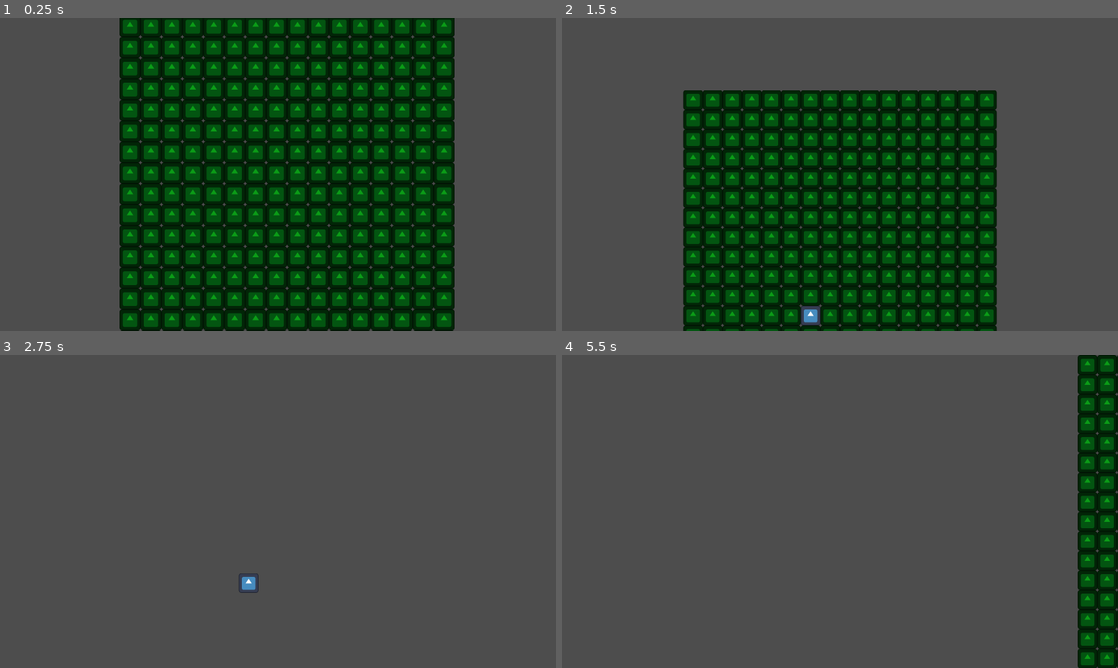
Above: before the commit, frames 1-4 (two rows, left to right).
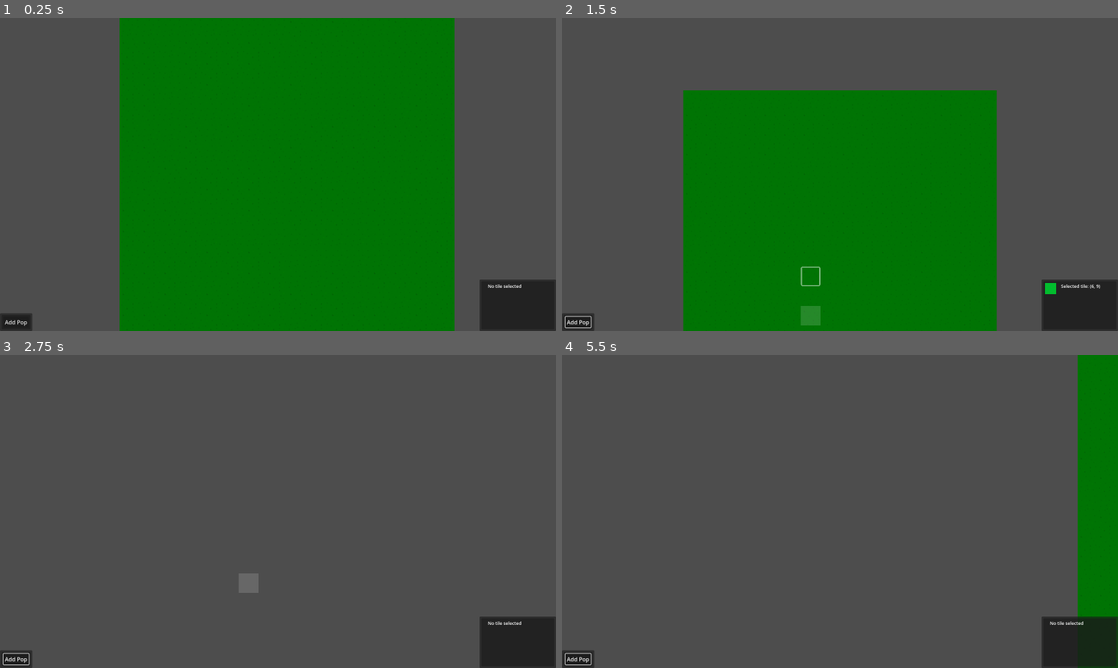
Above: after the commit, the same moments.

Repository: janbor86/4x-draft
Game: Godot game, scene res://main.tscn
Same seed, same stepped clock (60 frames per second), same inputs: the game is played once before the commit and once after it. The engine's default icon, where the game draws it, is replaced by a stand-in: a white triangle on a blue panel in a dark square.
Inputs (mouse positions are in pixels of both pictures, inside the frame that each line leads up to):
- Up to frame 1 (0.25 s): no input
- Up to frame 2 (1.5 s): click (578, 321) at 0.5 s, where only the run after the commit has a clickable "Add Pop"; move the mouse to (812, 237) at 1.27 s; hold Up (ui_up) from 1.28 s (still down); click (812, 237) at 1.42 s
- Up to frame 3 (2.75 s): release Up (ui_up) at 2 s; drag from (444, 558) to (250, 574) at 2.02 s
- Up to frame 4 (5.5 s): tap Enter at 2.75, 4.25 s; move the mouse to (673, 464) at 2.77 s; hold Left (ui_left) 2.78-3.5 s; click (673, 464) at 2.92 s; tap Space at 3.5 s; drag from (867, 511) to (673, 464) at 3.52 s; move the mouse to (756, 433) at 4.27 s; hold Down (ui_down) 4.28-5 s; click (756, 433) at 4.42 s; drag from (962, 495) to (756, 433) at 5.02 s

The runs differ from the first frame. In frame 1, 61% of the frame differs, in the area x 0-100%, y 0-100%; in frame 2, 45%; in frame 3, 2.8%; in frame 4, 7.9%.

Commit message:
basic layers and ui

Diff:
--- /dev/null
+++ b/4x-draft/events/user_interactions.gd
@@ -0,0 +1,10 @@
+extends Node
+#########################
+#                       #
+# User Interactions     #
+#                       #
+#########################
+
+@warning_ignore_start("unused_signal")
+signal _tile_selected(coord: Vector2i)
+signal _no_tile_selected
--- a/4x-draft/main.tscn
+++ b/4x-draft/main.tscn
@@ -1,14 +1,68 @@
-[gd_scene load_steps=4 format=3 uid="uid://6enxtka4u0qt"]
+[gd_scene load_steps=5 format=3 uid="uid://6enxtka4u0qt"]
 
 [ext_resource type="Script" uid="uid://bugy0rb4o784e" path="res://main.gd" id="1_ig7tw"]
 [ext_resource type="PackedScene" uid="uid://b3nxbvshgoqly" path="res://map/game_map.tscn" id="2_game_map"]
 [ext_resource type="Script" uid="uid://bw7vhkg0u1c1x" path="res://camera_2d.gd" id="3_h2yge"]
+[ext_resource type="PackedScene" uid="uid://d3k24e30mk2gx" path="res://ui/selection_info.tscn" id="4_1bvp3"]
 
 [node name="Main" type="Node2D"]
+position = Vector2(0, 1)
 script = ExtResource("1_ig7tw")
 
 [node name="GameMap" parent="." instance=ExtResource("2_game_map")]
+unique_name_in_owner = true
 
 [node name="Camera2D" type="Camera2D" parent="."]
+unique_name_in_owner = true
 zoom = Vector2(2, 2)
 script = ExtResource("3_h2yge")
+
+[node name="UI" type="CanvasLayer" parent="."]
+
+[node name="Root" type="Control" parent="UI"]
+layout_mode = 3
+anchors_preset = 15
+anchor_right = 1.0
+anchor_bottom = 1.0
+grow_horizontal = 2
+grow_vertical = 2
+size_flags_horizontal = 6
+size_flags_vertical = 6
+
+[node name="SelectionInfo" parent="UI/Root" instance=ExtResource("4_1bvp3")]
+unique_name_in_owner = true
+layout_mode = 1
+
+[node name="UserActions" type="PanelContainer" parent="UI/Root"]
+unique_name_in_owner = true
+layout_mode = 1
+anchors_preset = 2
+anchor_top = 1.0
+anchor_bottom = 1.0
+offset_top = -40.0
+offset_right = 40.0
+grow_vertical = 0
+
+[node name="MarginContainer" type="MarginContainer" parent="UI/Root/UserActions"]
+layout_mode = 2
+theme_override_constants/margin_left = 5
+theme_override_constants/margin_top = 5
+theme_override_constants/margin_right = 5
+theme_override_constants/margin_bottom = 5
+
+[node name="Panel" type="Panel" parent="UI/Root/UserActions/MarginContainer"]
+layout_mode = 2
+
+[node name="VBoxContainer" type="VBoxContainer" parent="UI/Root/UserActions/MarginContainer"]
+layout_mode = 2
+
+[node name="MarginContainer" type="MarginContainer" parent="UI/Root/UserActions/MarginContainer/VBoxContainer"]
+layout_mode = 2
+theme_override_constants/margin_left = 5
+theme_override_constants/margin_top = 5
+theme_override_constants/margin_right = 5
+theme_override_constants/margin_bottom = 5
+
+[node name="AddPop" type="Button" parent="UI/Root/UserActions/MarginContainer/VBoxContainer/MarginContainer"]
+layout_mode = 2
+text = "Add Pop"
--- a/4x-draft/map/32x32_square.tres
+++ /dev/null
@@ -1,16 +0,0 @@
-[gd_resource type="TileSet" load_steps=5 format=3 uid="uid://c6tm8m5u0dxl"]
-
-[ext_resource type="PackedScene" uid="uid://bvteu8fkm3sr3" path="res://map/tiles/empty_tile.tscn" id="1_s1d2r"]
-[ext_resource type="PackedScene" uid="uid://dq5yq7gc2ypqr" path="res://map/tiles/grass_tile.tscn" id="1_uwr4c"]
-[ext_resource type="PackedScene" uid="uid://cx3x8t7fjthrp" path="res://map/tiles/highlight.tscn" id="3_cvrjj"]
-
-[sub_resource type="TileSetScenesCollectionSource" id="TileSetScenesCollectionSource_rfek5"]
-resource_name = "Scene_tile_set"
-scenes/0/scene = ExtResource("1_s1d2r")
-scenes/1/scene = ExtResource("1_uwr4c")
-scenes/2/scene = ExtResource("3_cvrjj")
-
-[resource]
-tile_layout = 2
-tile_size = Vector2i(32, 32)
-sources/0 = SubResource("TileSetScenesCollectionSource_rfek5")
--- a/4x-draft/map/base_map_layer.gd
+++ b/4x-draft/map/base_map_layer.gd
@@ -6,6 +6,9 @@
 var size: Vector2i
 
 
+func set_cell_tile(coord:Vector2i, tile_id: int):
+	set_cell(coord, 0, Vector2i.ZERO, tile_id)
+
 func calculate_tile_coord():
 	var tile_coord: Vector2i = local_to_map(get_local_mouse_position())
 	if tile_coord < Vector2i.ZERO or tile_coord > size:
--- a/4x-draft/map/game_map.gd
+++ b/4x-draft/map/game_map.gd
@@ -21,8 +21,19 @@
 	for x in range(MAP_WIDTH):
 		for y in range(MAP_HEIGHT):
 			# Add grass tile at (x, y) using source 0, atlas coords (0, 0)
-			terrain_layer.set_cell(Vector2i(x, y), 0, Vector2i.ZERO, 1)
+			terrain_layer.set_grass(Vector2i(x, y))
 
 
 func get_map_center() -> Vector2:
 	return global_position + Vector2(MAP_WIDTH * TILE_SIZE / 2.0, MAP_HEIGHT * TILE_SIZE / 2.0)
+
+
+func get_texture_for(coord: Vector2i) -> Texture2D:
+	var cell_source_id = terrain_layer.get_cell_source_id(coord)
+	if cell_source_id < 0: return
+
+	var scene_source = terrain_layer.tile_set.get_source(cell_source_id) as TileSetScenesCollectionSource
+	var alt_id = terrain_layer.get_cell_alternative_tile(coord)
+	var scene = scene_source.get_scene_tile_scene(alt_id)
+	var insta = scene.instantiate()
+	return insta.texture
--- a/4x-draft/map/game_map.tscn
+++ b/4x-draft/map/game_map.tscn
@@ -1,9 +1,10 @@
-[gd_scene load_steps=5 format=3 uid="uid://b3nxbvshgoqly"]
+[gd_scene load_steps=6 format=3 uid="uid://b3nxbvshgoqly"]
 
-[ext_resource type="TileSet" uid="uid://c6tm8m5u0dxl" path="res://map/32x32_square.tres" id="1_tileset"]
+[ext_resource type="TileSet" uid="uid://c6tm8m5u0dxl" path="res://map/tiles/terrain/32x32_terrrain_tiles.tres" id="1_tileset"]
 [ext_resource type="Script" uid="uid://cuitpf8r6bmcw" path="res://map/game_map.gd" id="2_game_map_script"]
 [ext_resource type="Script" uid="uid://quji4q6ycyh7" path="res://map/terrain_layer.gd" id="3_0dvof"]
 [ext_resource type="Script" uid="uid://dg0ne43vvru3b" path="res://map/highlight_layer.gd" id="4_eg7ip"]
+[ext_resource type="TileSet" uid="uid://sadruipgsrya" path="res://map/tiles/highlight/32.x32_highlight_tiles.tres" id="4_s8ynm"]
 
 [node name="GameMap" type="Node2D"]
 script = ExtResource("2_game_map_script")
@@ -13,5 +14,5 @@
 script = ExtResource("3_0dvof")
 
 [node name="HighlightLayer" type="TileMapLayer" parent="."]
-tile_set = ExtResource("1_tileset")
+tile_set = ExtResource("4_s8ynm")
 script = ExtResource("4_eg7ip")
--- a/4x-draft/map/highlight_layer.gd
+++ b/4x-draft/map/highlight_layer.gd
@@ -2,7 +2,19 @@
 class_name HighlightLayer
 
 
+const EMPTY = 0
+const HIGHLIGHT = 1
+const SELECTION = 2
+
+
 var highlighted_tile: Vector2i = OUT_OF_MAP
+var selected_tile: Vector2i = OUT_OF_MAP:
+	set(value):
+		selected_tile = value
+		if selected_tile != OUT_OF_MAP:
+			UserInteractions._tile_selected.emit(value)
+		else:
+			UserInteractions._no_tile_selected.emit()
 
 
 func _input(event: InputEvent) -> void:
@@ -10,13 +22,28 @@
 		var tile_coord: Vector2i = calculate_tile_coord()
 		if tile_coord != highlighted_tile:
 			highlight_tile(tile_coord)
+	if event is InputEventMouseButton:
+		if event.button_index == MOUSE_BUTTON_LEFT and event.pressed:
+			var tile_coord: Vector2i = calculate_tile_coord()
+			select_tile(tile_coord)
 
 func highlight_tile(tile_coord: Vector2i) -> void:
 	# Clear previous highlight
-	if highlighted_tile != OUT_OF_MAP:
-		set_cell(highlighted_tile, 0, Vector2i.ZERO, 0) # Remove highlight from previous tile
+	if highlighted_tile != OUT_OF_MAP and highlighted_tile != selected_tile:
+		set_cell_tile(highlighted_tile, EMPTY) # Remove highlight from previous tile
+
+	if tile_coord != OUT_OF_MAP and tile_coord != selected_tile:
+		set_cell_tile(tile_coord, HIGHLIGHT) # Apply highlight to new tile
+
+	highlighted_tile = tile_coord
+
+func select_tile(tile_coord: Vector2i) -> void:
+	# Clear previous selection
+	if selected_tile != OUT_OF_MAP:
+		set_cell_tile(selected_tile, EMPTY) # Remove selection from previous tile
 
 	if tile_coord != OUT_OF_MAP:
-		set_cell(tile_coord, 0, Vector2i.ZERO, 2) # Apply highlight to new tile
+		set_cell_tile(tile_coord, SELECTION) # Apply selection to new tile
+		highlighted_tile = OUT_OF_MAP # Clear highlight when selecting
 
-	highlighted_tile = tile_coord
+	selected_tile = tile_coord
--- a/4x-draft/map/terrain_layer.gd
+++ b/4x-draft/map/terrain_layer.gd
@@ -2,10 +2,8 @@
 class_name TerrainLayer
 
 
-signal tile_selected(coord: Vector2i)
+const GRASS_VARIANT_IDS = [1, 2]
 
 
-func _input(event: InputEvent) -> void:
-	if event is InputEventMouseButton:
-		if event.is_pressed() and event.button_index == MouseButton.MOUSE_BUTTON_LEFT:
-			tile_selected.emit(calculate_tile_coord())
+func set_grass(coord: Vector2i):
+	set_cell_tile(coord, GRASS_VARIANT_IDS.pick_random())
--- a/4x-draft/map/tiles/highlight.tscn
+++ /dev/null
@@ -1,10 +0,0 @@
-[gd_scene load_steps=3 format=3 uid="uid://cx3x8t7fjthrp"]
-
-[ext_resource type="Texture2D" uid="uid://qltows7u4ox5" path="res://icon.svg" id="1_1eeqy"]
-
-[sub_resource type="CanvasItemMaterial" id="CanvasItemMaterial_2qcxd"]
-
-[node name="Highlight" type="Sprite2D"]
-material = SubResource("CanvasItemMaterial_2qcxd")
-scale = Vector2(0.25, 0.25)
-texture = ExtResource("1_1eeqy")
--- /dev/null
+++ b/4x-draft/map/tiles/highlight/32.x32_highlight_tiles.tres
@@ -0,0 +1,15 @@
+[gd_resource type="TileSet" load_steps=5 format=3 uid="uid://sadruipgsrya"]
+
+[ext_resource type="PackedScene" uid="uid://cx3x8t7fjthrp" path="res://map/tiles/highlight/highlight.tscn" id="1_fkane"]
+[ext_resource type="PackedScene" uid="uid://bvteu8fkm3sr3" path="res://map/tiles/empty_tile.tscn" id="1_mkgb0"]
+[ext_resource type="PackedScene" uid="uid://dj65wa3nad34o" path="res://map/tiles/highlight/selection.tscn" id="2_mkgb0"]
+
+[sub_resource type="TileSetScenesCollectionSource" id="TileSetScenesCollectionSource_dxmk1"]
+resource_name = "highlight_tile_source"
+scenes/0/scene = ExtResource("1_mkgb0")
+scenes/1/scene = ExtResource("1_fkane")
+scenes/2/scene = ExtResource("2_mkgb0")
+
+[resource]
+tile_size = Vector2i(32, 32)
+sources/0 = SubResource("TileSetScenesCollectionSource_dxmk1")
--- /dev/null
+++ b/4x-draft/map/tiles/highlight/highlight.gdshader
@@ -0,0 +1,5 @@
+shader_type canvas_item;
+
+void fragment() {
+	COLOR = vec4(1.0, 1.0, 1.0, 0.15);
+}
--- /dev/null
+++ b/4x-draft/map/tiles/highlight/highlight.tscn
@@ -0,0 +1,12 @@
+[gd_scene load_steps=4 format=3 uid="uid://cx3x8t7fjthrp"]
+
+[ext_resource type="Texture2D" uid="uid://qltows7u4ox5" path="res://icon.svg" id="1_1eeqy"]
+[ext_resource type="Shader" uid="uid://cun015cdpt0t6" path="res://map/tiles/highlight/highlight.gdshader" id="1_2qcxd"]
+
+[sub_resource type="ShaderMaterial" id="ShaderMaterial_lrpbo"]
+shader = ExtResource("1_2qcxd")
+
+[node name="Highlight" type="Sprite2D"]
+material = SubResource("ShaderMaterial_lrpbo")
+scale = Vector2(0.25, 0.25)
+texture = ExtResource("1_1eeqy")
--- /dev/null
+++ b/4x-draft/map/tiles/highlight/selection.gdshader
@@ -0,0 +1,24 @@
+shader_type canvas_item;
+
+uniform float border_width : hint_range(0.0, 0.5) = 0.1;
+uniform float pulse_speed : hint_range(0.1, 5.0) = 4.0;
+
+void fragment() {
+	vec4 texture_color = texture(TEXTURE, UV);
+	// Calculate distance from edges
+	float dist_from_edge = min(
+		min(UV.x, 1.0 - UV.x),
+		min(UV.y, 1.0 - UV.y)
+	);
+
+	// Create border by checking if we're close to the edge
+	float is_border = step(dist_from_edge, border_width);
+
+	// Pulsating effect using sine wave
+	float pulse = sin(TIME * pulse_speed) * 0.4 + 0.6;
+
+	// White border with transparent center
+	if (texture_color.a > 0.0) {
+		COLOR = vec4(1.0, 1.0, 1.0, is_border * pulse);
+	}
+}
--- /dev/null
+++ b/4x-draft/map/tiles/highlight/selection.tscn
@@ -0,0 +1,14 @@
+[gd_scene load_steps=4 format=3 uid="uid://dj65wa3nad34o"]
+
+[ext_resource type="Shader" uid="uid://cshjfgkw6bih8" path="res://map/tiles/highlight/selection.gdshader" id="1_4dnbv"]
+[ext_resource type="Texture2D" uid="uid://qltows7u4ox5" path="res://icon.svg" id="1_dn0l0"]
+
+[sub_resource type="ShaderMaterial" id="ShaderMaterial_lej4g"]
+shader = ExtResource("1_4dnbv")
+shader_parameter/border_width = 0.06
+shader_parameter/pulse_speed = 4.0
+
+[node name="Selection" type="Sprite2D"]
+material = SubResource("ShaderMaterial_lej4g")
+scale = Vector2(0.25, 0.25)
+texture = ExtResource("1_dn0l0")
--- /dev/null
+++ b/4x-draft/map/tiles/terrain/32x32_terrrain_tiles.tres
@@ -0,0 +1,16 @@
+[gd_resource type="TileSet" load_steps=5 format=3 uid="uid://c6tm8m5u0dxl"]
+
+[ext_resource type="PackedScene" uid="uid://bvteu8fkm3sr3" path="res://map/tiles/empty_tile.tscn" id="1_u7r3h"]
+[ext_resource type="PackedScene" uid="uid://dq5yq7gc2ypqr" path="res://map/tiles/terrain/grass_tile_1.tscn" id="2_6d7n1"]
+[ext_resource type="PackedScene" uid="uid://we8jyisxheh0" path="res://map/tiles/terrain/grass_tile_2.tscn" id="3_6d7n1"]
+
+[sub_resource type="TileSetScenesCollectionSource" id="TileSetScenesCollectionSource_rfek5"]
+resource_name = "terrain_tile_source"
+scenes/0/scene = ExtResource("1_u7r3h")
+scenes/1/scene = ExtResource("2_6d7n1")
+scenes/2/scene = ExtResource("3_6d7n1")
+
+[resource]
+tile_layout = 2
+tile_size = Vector2i(32, 32)
+sources/0 = SubResource("TileSetScenesCollectionSource_rfek5")
--- a/4x-draft/map/tiles/grass_tile.tscn
+++ b/4x-draft/map/tiles/terrain/grass_tile_1.tscn
@@ -1,8 +1,7 @@
 [gd_scene load_steps=2 format=3 uid="uid://dq5yq7gc2ypqr"]
 
-[ext_resource type="Texture2D" uid="uid://qltows7u4ox5" path="res://icon.svg" id="1_o1ndi"]
+[ext_resource type="Texture2D" uid="uid://316dy3grp28h" path="res://map/tiles/terrain/grassland-1.png" id="1_o1ndi"]
 
 [node name="GrassTile" type="Sprite2D"]
 self_modulate = Color(0.043137256, 0.6117647, 0.09019608, 1)
-scale = Vector2(0.25, 0.25)
 texture = ExtResource("1_o1ndi")
--- /dev/null
+++ b/4x-draft/map/tiles/terrain/grass_tile_2.tscn
@@ -0,0 +1,7 @@
+[gd_scene load_steps=2 format=3 uid="uid://we8jyisxheh0"]
+
+[ext_resource type="Texture2D" uid="uid://m1pj68xinrht" path="res://map/tiles/terrain/grassland-2.png" id="1_ungra"]
+
+[node name="GrassTile" type="Sprite2D"]
+self_modulate = Color(0.043137256, 0.6117647, 0.09019608, 1)
+texture = ExtResource("1_ungra")
--- a/4x-draft/project.godot
+++ b/4x-draft/project.godot
@@ -15,6 +15,10 @@
 config/features=PackedStringArray("4.5", "Forward Plus")
 config/icon="res://icon.svg"
 
+[autoload]
+
+UserInteractions="*res://events/user_interactions.gd"
+
 [display]
 
 window/size/viewport_width=1600
--- /dev/null
+++ b/4x-draft/ui/selection_info.gd
@@ -0,0 +1,21 @@
+extends PanelContainer
+class_name SelectionInfo
+
+
+@onready var game_map: GameMap = %GameMap
+@onready var selection_text: Label = %SelectionText
+@onready var selection_pic: TextureRect = %SelectionPic
+
+
+func _ready() -> void:
+	UserInteractions._tile_selected.connect(_on_tile_selected)
+	UserInteractions._no_tile_selected.connect(_on_no_tile_selected)
+	_on_no_tile_selected()
+
+func _on_tile_selected(coord: Vector2i) -> void:
+	selection_text.text = "Selected tile: " + str(coord)
+	selection_pic.texture = game_map.get_texture_for(coord)
+
+func _on_no_tile_selected() -> void:
+	selection_text.text = "No tile selected"
+	selection_pic.texture = null
--- /dev/null
+++ b/4x-draft/ui/selection_info.tscn
@@ -0,0 +1,63 @@
+[gd_scene load_steps=4 format=3 uid="uid://d3k24e30mk2gx"]
+
+[ext_resource type="Script" uid="uid://cwpx30u6twu4p" path="res://ui/selection_info.gd" id="1_fnn33"]
+[ext_resource type="Texture2D" uid="uid://qltows7u4ox5" path="res://icon.svg" id="2_8hd5t"]
+
+[sub_resource type="LabelSettings" id="LabelSettings_h2yge"]
+font_size = 13
+
+[node name="SelectionInfo" type="PanelContainer"]
+anchors_preset = 3
+anchor_left = 1.0
+anchor_top = 1.0
+anchor_right = 1.0
+anchor_bottom = 1.0
+offset_left = -220.0
+offset_top = -148.0
+grow_horizontal = 0
+grow_vertical = 0
+size_flags_horizontal = 4
+size_flags_vertical = 4
+script = ExtResource("1_fnn33")
+
+[node name="MarginContainer" type="MarginContainer" parent="."]
+layout_mode = 2
+theme_override_constants/margin_left = 5
+theme_override_constants/margin_top = 5
+theme_override_constants/margin_right = 5
+theme_override_constants/margin_bottom = 5
+
+[node name="Panel" type="Panel" parent="MarginContainer"]
+layout_mode = 2
+
+[node name="HBoxContainer" type="HBoxContainer" parent="MarginContainer"]
+layout_mode = 2
+
+[node name="MarginContainer" type="MarginContainer" parent="MarginContainer/HBoxContainer"]
+layout_mode = 2
+theme_override_constants/margin_left = 5
+theme_override_constants/margin_top = 5
+theme_override_constants/margin_right = 5
+theme_override_constants/margin_bottom = 5
+
+[node name="SelectionPic" type="TextureRect" parent="MarginContainer/HBoxContainer/MarginContainer"]
+unique_name_in_owner = true
+layout_mode = 2
+texture = ExtResource("2_8hd5t")
+stretch_mode = 2
+
+[node name="VBoxContainer" type="VBoxContainer" parent="MarginContainer/HBoxContainer"]
+layout_mode = 2
+
+[node name="MarginContainer" type="MarginContainer" parent="MarginContainer/HBoxContainer/VBoxContainer"]
+layout_mode = 2
+theme_override_constants/margin_left = 5
+theme_override_constants/margin_top = 5
+theme_override_constants/margin_right = 5
+theme_override_constants/margin_bottom = 5
+
+[node name="SelectionText" type="Label" parent="MarginContainer/HBoxContainer/VBoxContainer/MarginContainer"]
+unique_name_in_owner = true
+layout_mode = 2
+text = "Selection"
+label_settings = SubResource("LabelSettings_h2yge")
--- /dev/null
+++ b/4x-draft/util/optional.gd
@@ -0,0 +1,36 @@
+
+class_name Optional
+
+var value: Variant
+var type
+
+func _init(v, t):
+	value = v
+	type = t
+
+static func empty() -> Optional:
+	return Optional.new(null, null)
+
+static func of(v: Variant) -> Optional:
+	if v:
+		return Optional.new(v, typeof(v))
+	return empty()
+
+func is_present() -> bool:
+	return value != null
+
+func valueOf() -> Variant:
+	return value
+
+func is_empty() -> bool:
+	return value == null
+
+func present(fn: Callable):
+	if is_present():
+		fn.call(value)
+
+
+func valueElse(backup)-> Variant:
+	if is_present():
+		return value
+	return backup
Not shown, added: 4x-draft/events/user_interactions.gd.uid
Renamed: 4x-draft/tile_generator.gd -> 4x-draft/map/tile_generator.gd
Renamed: 4x-draft/tile_generator.gd.uid -> 4x-draft/map/tile_generator.gd.uid
Not shown, added: 4x-draft/map/tiles/highlight/highlight.gdshader.uid
Not shown, added: 4x-draft/map/tiles/highlight/selection.gdshader.uid
Binary file added: 4x-draft/map/tiles/terrain/grassland-1.png
Not shown, added: 4x-draft/map/tiles/terrain/grassland-1.png.import
Binary file added: 4x-draft/map/tiles/terrain/grassland-2.png
Not shown, added: 4x-draft/map/tiles/terrain/grassland-2.png.import
Not shown, added: 4x-draft/ui/selection_info.gd.uid
Not shown, added: 4x-draft/util/optional.gd.uid
